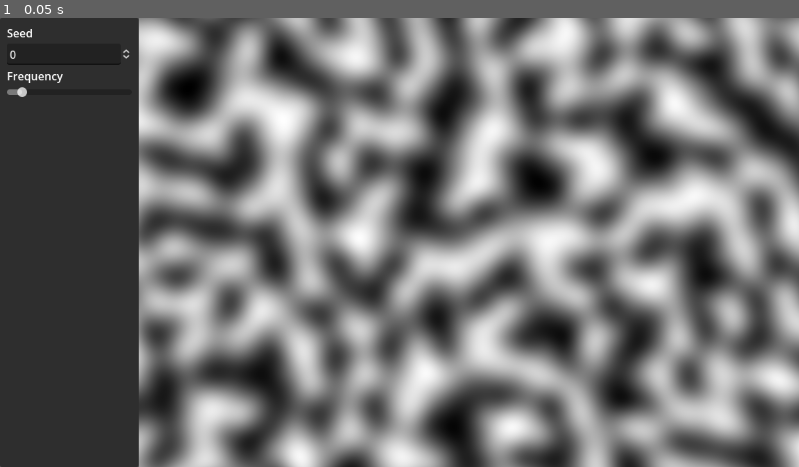
Above: before the commit, frame 1.
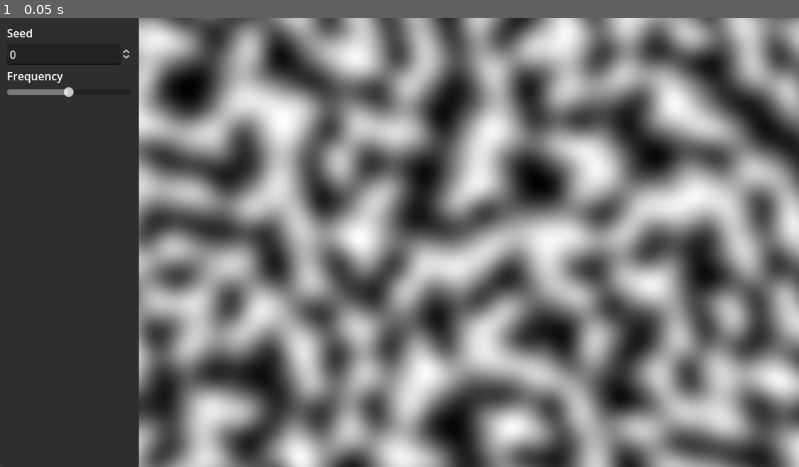
Above: after the commit, the same moment.

Repository: PierreBeur/naive-surface-nets-2d
Game: Godot game, scene res://scenes/main.tscn
Same seed, same stepped clock (60 frames per second), same inputs: the game is played once before the commit and once after it.
Inputs:
- Up to frame 1 (0.05 s): no input

The runs differ from the first frame. In frame 1, 0.1% of the frame differs, in the area x 2-10%, y 15-18%.

Commit message:
Update main.tscn

Diff:
--- a/scenes/main.tscn
+++ b/scenes/main.tscn
@@ -64,6 +64,7 @@
 max_value = 0.1
 step = 0.0
 value = 0.01
+exp_edit = true
 
 [node name="TextureRect" type="TextureRect" parent="HBoxContainer"]
 layout_mode = 2
